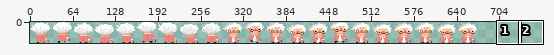
One commit to this sprite sheet: Player/grandma.png. Above: a wide view before the commit, with the close-up outlined.
Close-up. Old version:
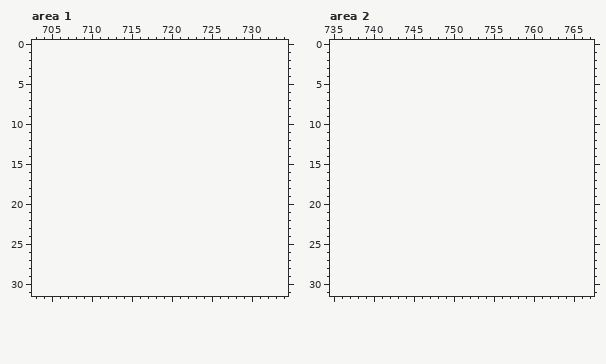
The file is 672x32 pixels. Shown: area 1: x 703..734, y 0..31; area 2: x 735..767, y 0..31. The old version is drawn lined up with the new one, on the new canvas. The commit also changed other parts of the picture, which this record leaves out.
Now the later version:
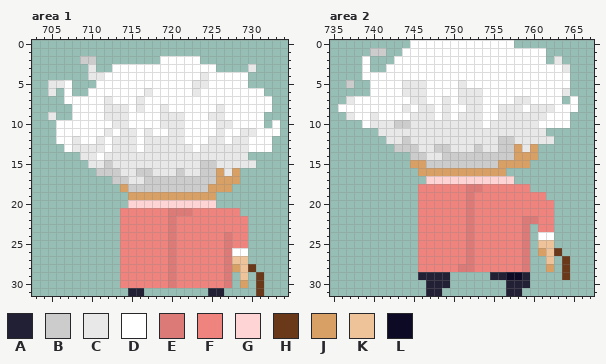
Palette (. is transparent): A #222034  B #cccccc  C #e8e8e8  D #ffffff  E #db7a76  F #ef847f  G #ffd4d4  H #69391a  J #d9a066  K #eec39a  L #0d0a26
The exact change:
canvas 672x32 -> 768x32
Area 1:
y 2: x 709..710 .. -> BB; x 719..723 ..... -> DDDDD
y 3: x 710 . -> C; x 713..725 ............. -> DDDDDDDDDDDDD; x 730 . -> C
y 4: x 710..729 .................... -> CCDDDDDDDDDDDDCDDDDD
y 5: x 705..707 ... -> CCD; x 711..729 ................... -> DDDDDDDDDDDDCCDDDDD
y 6: x 705 . -> C; x 707 . -> D; x 710..731 ...................... -> DDDDDDDCDDDDDCDDDDDDDD
y 7: x 707..732 .......................... -> DDDDDCDDDCDDDDDDDDDDDDDDDD
y 8: x 708..732 ......................... -> DDDDCCCDCDDCDDDDDDCDDDDDD
y 9: x 705 . -> C; x 708..731 ........................ -> DDDDCCCDDDDCCCDDDCCDDDDD
y 10: x 706..731 .......................... -> DDDDDDDCCDDDDCCCDDDDCCDDDD; x 733 . -> D
y 11: x 706..733 ............................ -> DDDDDDCDCCDCDDCCDDDDCDDCCDDD
y 12: x 706..732 ........................... -> DDCDDCDCCCDCCCCCDDDCCDCCDDD
y 13: x 707..732 .......................... -> DCCCCDCCCDCCCCCCDCCCCCCDDD
y 14: x 709..729 ..................... -> CCDCCCCCCCCCCCCCCCCCC
y 15: x 710..730 ..................... -> CCBCCCCCCCCCCCBBCCCCC
y 16: x 711..728 .................. -> BBBCCBBCCCBCCBBJCJ
y 17: x 713..728 ................ -> BBCCBBBBBBBBBJJJ
y 18: x 714..727 .............. -> JBBBBBBBBBBJJJ
y 19: x 715..725 ........... -> JJJJJJJJJJJ
y 20: x 715..725 ........... -> GGGGGGGGGGG
y 21: x 714..728 ............... -> FFFFFFEEEFFFFFF
y 22..23: x 714..729 ................ -> FFFFFFEFFFFFFFFF
y 24..25: x 714..729 ................ -> FFFFFFEFFFFFFEFF
y 26: x 714..729 ................ -> FFFFFFEFFFFFFEDD
y 27: x 714..729 ................ -> FFFFFFEFFFFFFEKK
y 28: x 714..730 ................. -> FFFFFFEFFFFFFEJKH
y 29: x 714..727 .............. -> FFFFFFEFFFFFFE; x 729 . -> K; x 731 . -> H
y 30: x 714..727 .............. -> FFFFFFEFFFFFFE; x 729 . -> J; x 731 . -> H
y 31: x 715..716 .. -> AA; x 725..726 .. -> AA; x 731 . -> H
Area 2:
y 0: x 745..757 ............. -> DDDDDDDDDDDDD
y 1: x 740..741 .. -> BB; x 744..761 .................. -> DDDDDDDDDDDDDDDDDD
y 2: x 739 . -> D; x 743..761 ................... -> DDDDDDDDDDDDDDDDDDD; x 763 . -> C
y 3: x 739 . -> D; x 742..764 ....................... -> DDDDDDDDDDDDDDDDDDDDDDC
y 4: x 739..764 .......................... -> DDDDDDDDDDDDDDDDDDDDDDDDDD
y 5: x 737 . -> B; x 740..764 ......................... -> DDDDCCCDDDDCDDDDDDDDDDDDD
y 6: x 740..764 ......................... -> DDDDCCCDDDDCCCDDDDDDDDDDC
y 7: x 737..763 ........................... -> CDDDDDDDCCDDCDCCCDDDDCCDDDD; x 765 . -> D
y 8: x 736..765 .............................. -> DDDDDDDDCDCCDCDDCCDDCCCDCCCDDD
y 9: x 737..764 ............................ -> CDDCDDDDCCCDCDCCCDDCCCCCCDDD
y 10: x 739..764 .......................... -> DCCCBBCCCCCCCCCDCCCCCCDDDD
y 11: x 741..761 ..................... -> CCCCCCCCCCCCCCCCCCCCC
y 12: x 742..762 ..................... -> CCBCCCCCCCCCCCBBCCCCC
y 13: x 743..760 .................. -> BBBCCBBCCCBCCBBJCJ
y 14: x 745..760 ................ -> BBCCBBBBBBBBBJJJ
y 15: x 745..759 ............... -> JJBBBBBBBBBJJJJ
y 16: x 746..756 ........... -> JJJJJJJJJJJ
y 17: x 747..757 ........... -> GGGGGGGGGGG
y 18: x 746..759 .............. -> FFFFFFEEFFFFFF
y 19: x 746..761 ................ -> FFFFFFEFFFFFFFFF
y 20..21: x 746..762 ................. -> FFFFFFEFFFFFFFFFF
y 22: x 746..762 ................. -> FFFFFFEFFFFFFEEFF
y 23: x 746..759 .............. -> FFFFFFEFFFFFFE; x 761..762 .. -> FF
y 24: x 746..759 .............. -> FFFFFFEFFFFFFE; x 761..762 .. -> DD
y 25: x 746..759 .............. -> FFFFFFEFFFFFFE; x 761..762 .. -> KK
y 26: x 746..759 .............. -> FFFFFFEFFFFFFE; x 761..763 ... -> JKH
y 27: x 746..759 .............. -> FFFFFFEFFFFFFE; x 762 . -> K; x 764 . -> H
y 28: x 746..759 .............. -> FFFFFEEFFFFFFE; x 762 . -> J; x 764 . -> H
y 29: x 746..749 .... -> AAAA; x 755..759 ..... -> AALLA; x 764 . -> H
y 30: x 747..749 ... -> AAA; x 757..759 ... -> AAA
y 31: x 747..748 .. -> AA; x 757..758 .. -> AA
Where, in picture pixels (left, top, right, bottom), the same in both close-ups:
added: (48, 56, 280, 296)
added: (338, 40, 578, 296)
